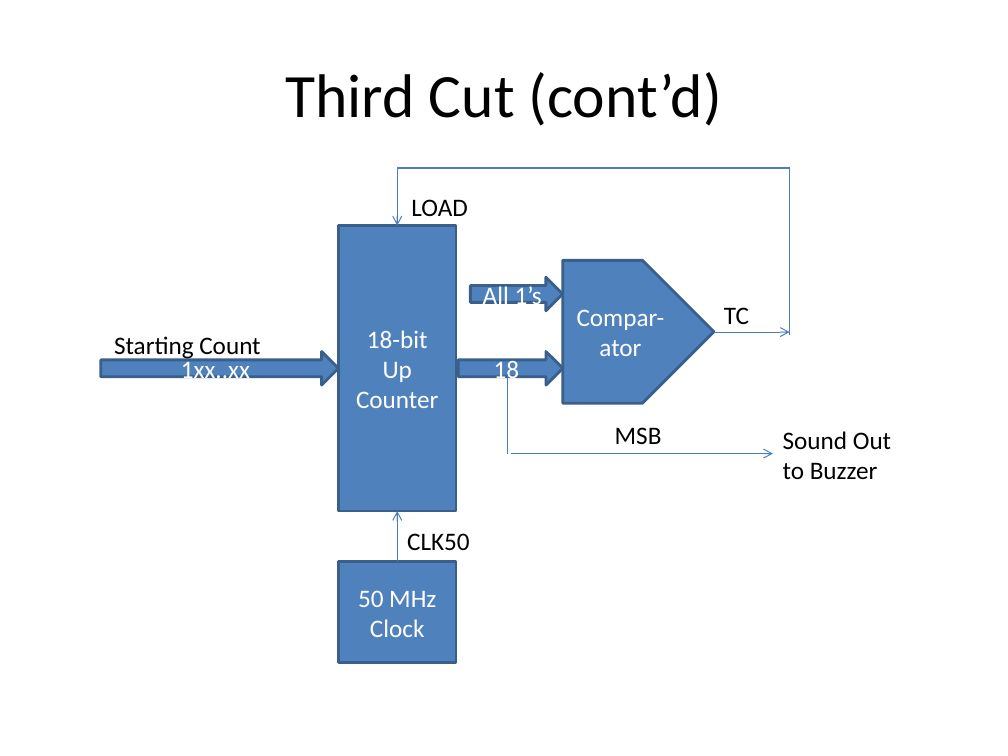
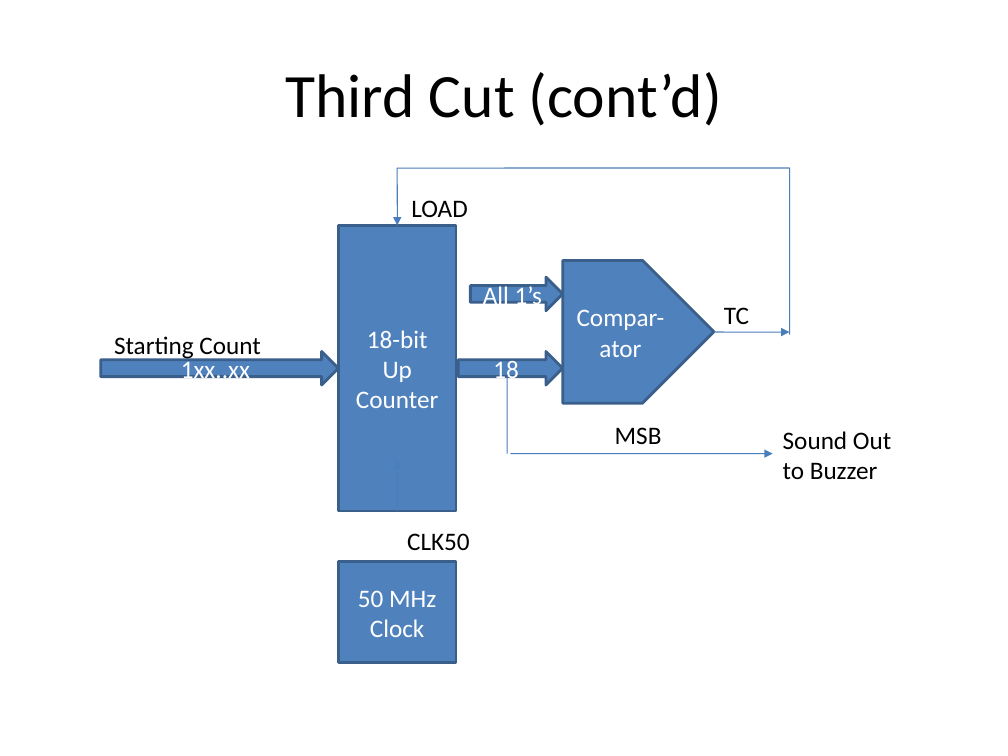
Before and after one commit to douggilliland/MultiComp, a slide deck: slide 18 of MultiComp (VHDL Template)/Components/SoundGen/Documentation/Sound Generator.pptx (slide 9 before the commit). Drawn at 1008x756 pixels with LibreOffice and Linux fonts; fonts in the diff are those of the drawing. Boxes give left, top, right and bottom in pixels: in the first picture for what was removed or moved away, otherwise in the second. Text is boxed around its words. In the diff, an @@ line names an element or a change of style, - is before the commit and + after.

```diff
--- a/MultiComp (VHDL Template)/Components/SoundGen/Documentation/Sound Generator.pptx
+++ b/MultiComp (VHDL Template)/Components/SoundGen/Documentation/Sound Generator.pptx
@@ line (789, 168) - (397, 168): stroke #4B7EBC 0.75 pt to #4A7EBB 0.75 pt @@
@@ arrow removed from (397, 168) to (397, 226) @@
@@ freeform shape added at [397, 168, 397, 226], outline #4A7EBB 0.75 pt @@
@@ line (789, 335) - (789, 168): stroke #4B7EBC 0.75 pt to #4A7EBB 0.75 pt @@
@@ right arrow "1xx..xx" at [101, 352, 339, 385]: proportions changed @@
@@ right arrow "18" at [459, 352, 563, 385]: proportions changed @@
@@ arrow removed from (714, 332) to (789, 332) @@
@@ freeform shape added at [714, 332, 789, 332], outline #4A7EBB 0.75 pt @@
@@ line (507, 454) - (507, 374): stroke #4B7EBC 0.75 pt to #4A7EBB 0.75 pt @@
@@ arrow removed from (510, 454) to (773, 454) @@
@@ freeform shape added at [510, 454, 772, 454], outline #4A7EBB 0.75 pt @@
@@ arrow removed from (397, 561) to (397, 511) @@
```
Also in this commit, not shown: 20 other slides changed, 9 slides added, 39 other files.
